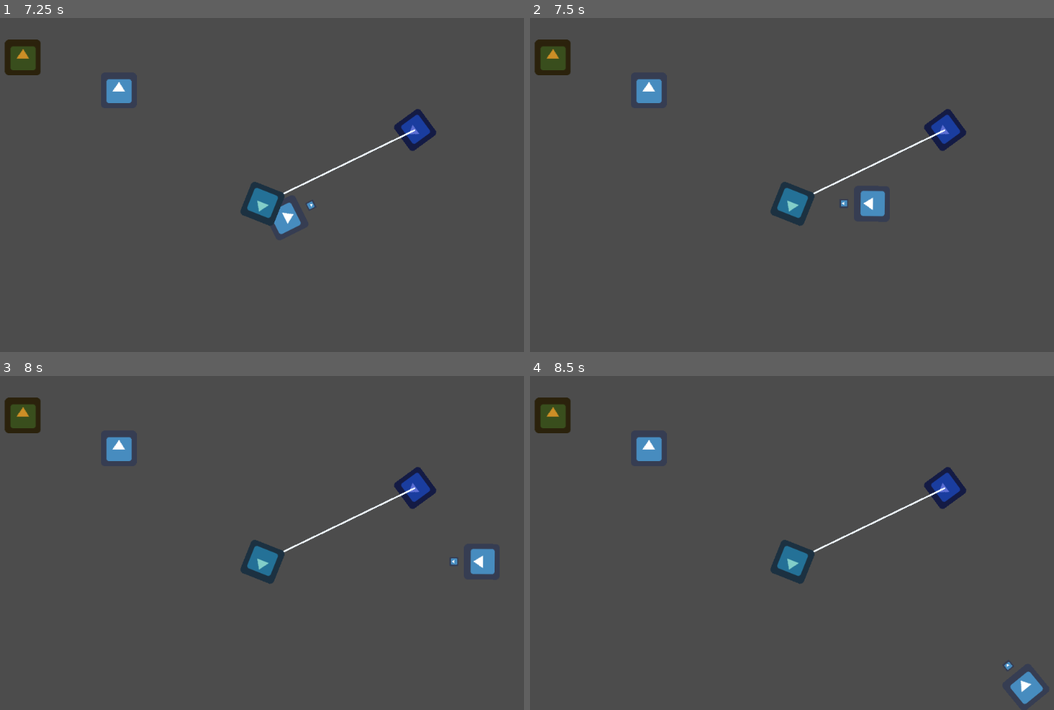
Above: before the commit, frames 1-4 (two rows, left to right).
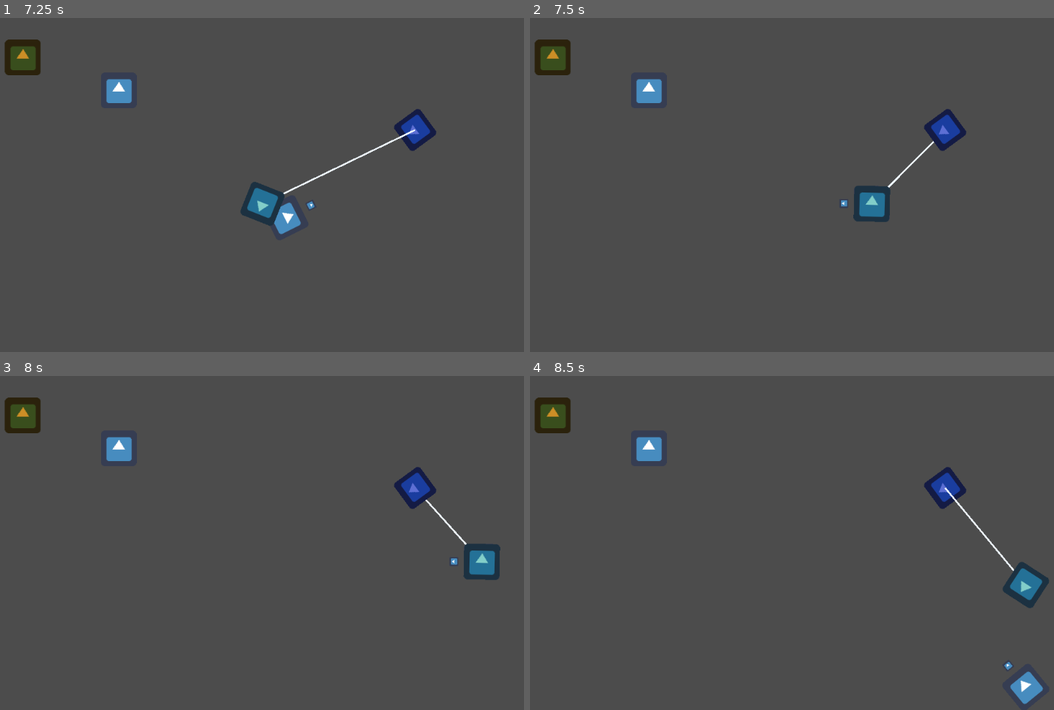
Above: after the commit, the same moments.

Repository: moisesjbc/spain-game-dev-jam-3
Game: Godot game, scene res://gameplay/main/main.tscn
Two runs of this game, one before a commit and one after it. Both use one fixed random seed, a clock stepped at 60 frames per second and the inputs below. The engine's default icon, where the game draws it, is replaced by a stand-in: a white triangle on a blue panel in a dark square.
Inputs (mouse positions are in pixels of both pictures, inside the frame that each line leads up to):
- Up to frame 1 (7.25 s): move the mouse to (387, 168) at 0.52 s; hold Right (ui_right) 0.53-1.28 s; click (387, 168) at 0.6 s; move the mouse to (146, 201) at 1.27 s; hold Down (ui_down) 1.28-2.03 s; click (146, 201) at 1.35 s; move the mouse to (314, 111) at 2.02 s; hold Right (ui_right) 2.03-2.78 s; click (314, 111) at 2.1 s; move the mouse to (230, 251) at 2.77 s; hold Up (ui_up) 2.78-3.53 s; click (230, 251) at 2.85 s; move the mouse to (429, 235) at 3.52 s; hold Left (ui_left) 3.53-5.03 s; click (429, 235) at 3.6 s; move the mouse to (89, 134) at 4.27 s; click (89, 134) at 4.35 s; move the mouse to (288, 185) at 5.02 s; hold Down (ui_down) 5.03-5.78 s; click (288, 185) at 5.1 s; move the mouse to (172, 101) at 5.77 s; hold Right (ui_right) 5.78-6.53 s; click (172, 101) at 5.85 s; tap Enter at 6.5 s; move the mouse to (387, 168) at 6.52 s; hold Up (ui_up) from 6.53 s (still down); click (387, 168) at 6.6 s
- Up to frame 2 (7.5 s): move the mouse to (676, 201) at 7.27 s; release Up (ui_up) at 7.28 s; hold Right (ui_right) from 7.28 s (still down); click (676, 201) at 7.35 s
- Up to frame 3 (8 s): keep holding Right (ui_right)
- Up to frame 4 (8.5 s): move the mouse to (844, 469) at 8.02 s; release Right (ui_right) at 8.03 s; hold Down (ui_down) from 8.03 s (still down); click (844, 469) at 8.1 s

Frame 1 is identical in both runs. In frame 2, 1.7% of the frame differs, in the area x 45-80%, y 33-63%; in frame 3, 1.7%; in frame 4, 1.8%, in the area x 45-100%, y 33-70%.

Commit message:
Añade opción de recoger cable

Diff:
--- a/godot-project/gameplay/items/cable_roll/cable_roll.tscn
+++ b/godot-project/gameplay/items/cable_roll/cable_roll.tscn
@@ -1,13 +1,21 @@
-[gd_scene load_steps=3 format=2]
+[gd_scene load_steps=4 format=2]
 
 [ext_resource path="res://icon.png" type="Texture" id=1]
 [ext_resource path="res://gameplay/items/cable_roll/cable_roll.gd" type="Script" id=2]
 
-[node name="cable_roll" type="KinematicBody2D"]
+[sub_resource type="RectangleShape2D" id=1]
+extents = Vector2( 31.8328, 31.6899 )
+
+[node name="cable_roll" type="KinematicBody2D" groups=[
+"buildings",
+]]
 collision_layer = 16
-collision_mask = 16
+collision_mask = 48
 script = ExtResource( 2 )
 
 [node name="sprite" type="Sprite" parent="."]
 modulate = Color( 0.509804, 0.807843, 0.788235, 1 )
 texture = ExtResource( 1 )
+
+[node name="collision_shape" type="CollisionShape2D" parent="."]
+shape = SubResource( 1 )
--- a/godot-project/gameplay/player/player.gd
+++ b/godot-project/gameplay/player/player.gd
@@ -34,17 +34,27 @@
 
 func _process_player_actions():
 	if Input.is_action_just_pressed('ui_action'):
-		if len(close_buildings) and $cable_roll:
-			if not $cable_roll.throwing_cable:
-				$cable_roll.start_throwing(_get_closest_building())
+		if len(close_buildings):
+			if get_node("cable_roll"):
+				if not $cable_roll.throwing_cable:
+					$cable_roll.start_throwing(_get_closest_building())
+				else:
+					$cable_roll.connect_to(_get_closest_building(), get_parent().get_node('connections'))
 			else:
-				$cable_roll.connect_to(_get_closest_building(), get_parent().get_node('connections'))
+				var closest_building = _get_closest_building()
+				if closest_building.name == 'cable_roll':
+					var cable_roll = closest_building
+					get_parent().remove_child(cable_roll)
+					add_child(cable_roll)
+					cable_roll.global_position = global_position
+					cable_roll.rotation = rotation
 		elif !len(close_buildings) and $cable_roll and $cable_roll.throwing_cable:
 			var cable_roll = $cable_roll
 			remove_child(cable_roll)
 			get_parent().add_child(cable_roll)
 			cable_roll.global_position = global_position
 			cable_roll.rotation = rotation
+
 
 
 func _get_closest_building():
@@ -71,7 +81,8 @@
 
 
 func _on_influence_area_body_entered(body):
-	if 'buildings' in body.get_groups():
+	if 'buildings' in body.get_groups() and !get_node(body.name):
+		print('adding', body.name)
 		close_buildings.append(body)
 
 
